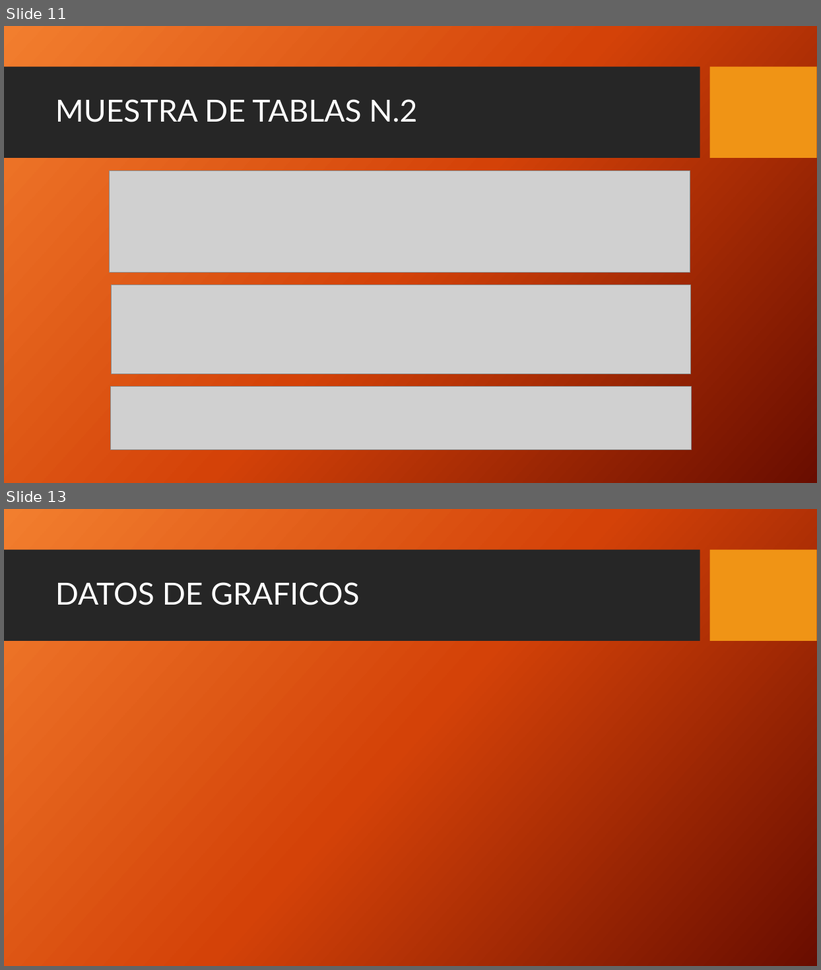
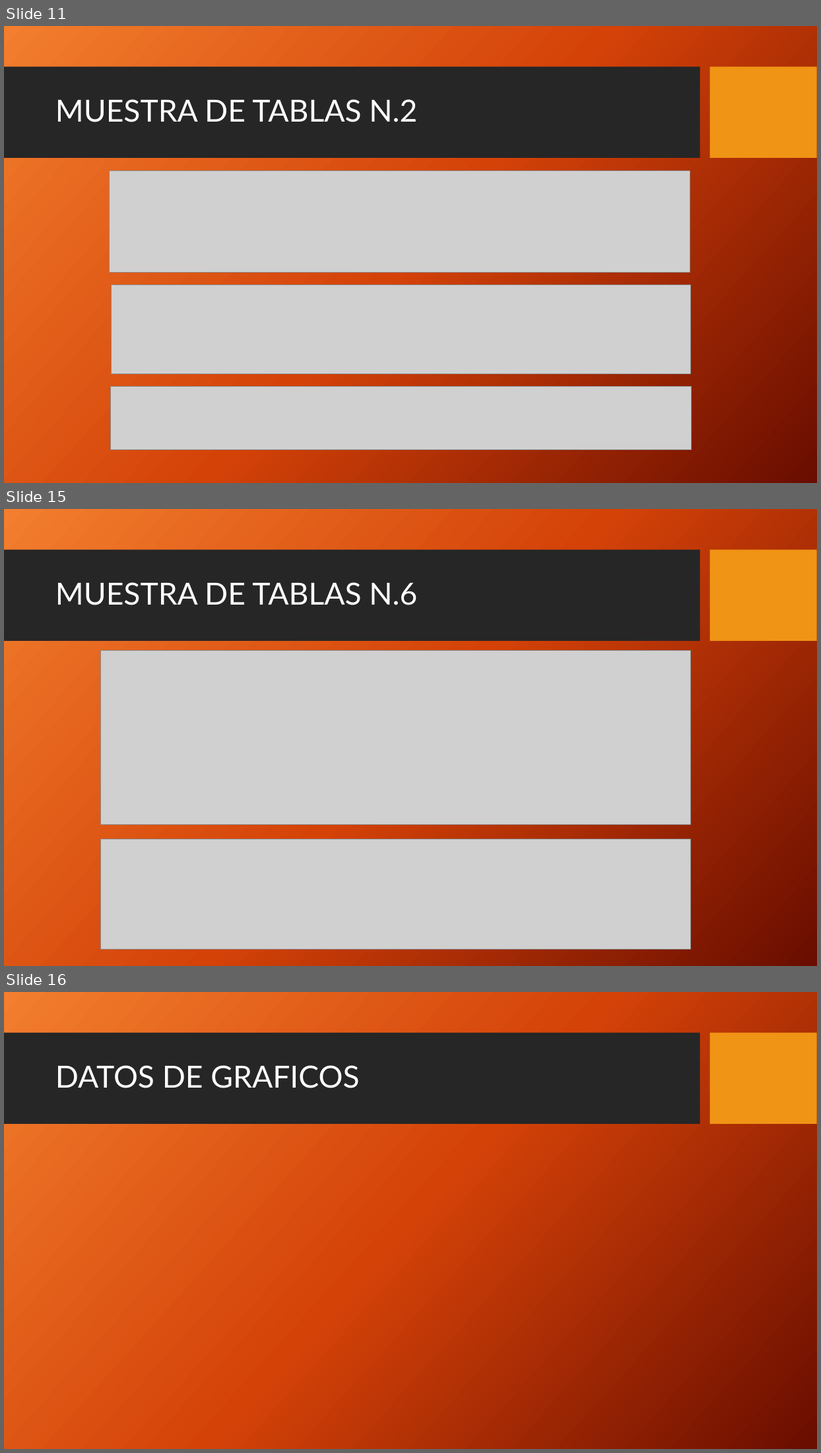
Before and after one commit to AgustinTogni/CoderHouseSQL, a slide deck: Presentacion Proyecto Final.pptx. Shown one above the other, each under a label of ours: slides 11 and 13 before the commit, slides 11, 15 and 16 after it; the slides between them are not shown. The pictures are 821x970 and 821x1453 pixels, drawn with LibreOffice and Linux fonts; fonts in the diff are those of the drawing; grey boxes stand for pictures; background and template pictures are left out. Boxes give left, top, right and bottom in pixels: in the first picture for what was removed or moved away, otherwise in the second. Text is boxed around its words. In the diff, an @@ line names an element or a change of style, - is before the commit and + after.

```diff
--- a/Presentacion Proyecto Final.pptx
+++ b/Presentacion Proyecto Final.pptx
@@ slide 15 added at (x1=4, y1=509, x2=817, y2=966), background picture (left out); not listed: 2 template elements that a slide beside it also shows @@
@@ title added at (x1=55, y1=582, x2=417, y2=605), 36 pt, text #FFFFFF @@
+MUESTRA DE TABLAS N.6
@@ picture added at (x1=101, y1=650, x2=691, y2=825) @@
@@ picture added at (x1=101, y1=839, x2=691, y2=949) @@
@@ what was slide 13 is now slide 16 @@
```
Also in this commit, not shown: 2 slides changed, 3 other slides added, 1 slide removed, 1 other file.
